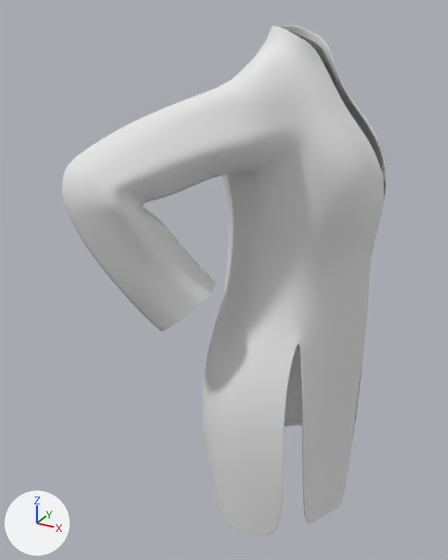
Two versions of the OBJ model public/model/outer.obj, one commit apart.
One viewpoint serves both versions: a 50 mm lens placed at (0.366, -0.939, 1.564), pointed at (-0.121, -0.054, 1.121). The lights are fixed; the arrows at lower left show +X, +Y and +Z. Where no turn or scale is listed for an object, it has been applied to the vertices.
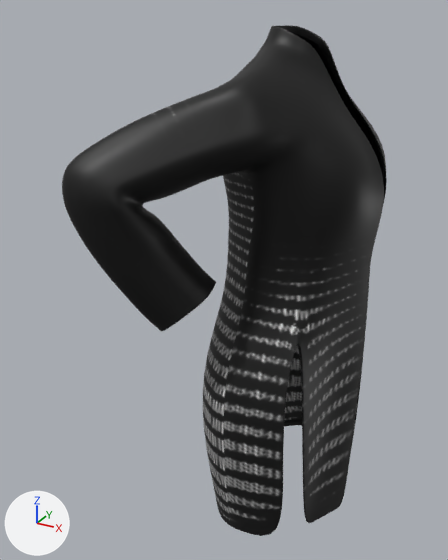
Pixel boxes [x1, y1, x2, y2] of what changed, in the pictures (448 x 560 px):
'Plane.339', surface changed (grey to black)
    both: [62, 25, 387, 536]

What changed in the scene script:
```text
Add img_outer_png:
    img_outer_png = load_image('outer.png', '../layouts/outer.png', 511, 698, 'sRGB')
Change mat_material_020:
    remove mat_material_020.base_color = (0.8, 0.8, 0.8)  # white #e7e7e7
    mat_material_020.roughness: 1.0 -> 0.5
    add mat_material_020.texture = img_outer_png
Change me_plane_339:
    where me_plane_339.from_pydata(...)  # 8559 vertices, 8408 faces; spans x -0.243..0.134, y -0.326..0.275, z 0.671..1.538
    used by ob_plane_339; location = (0.0, 0.0, 0.0)
    me_plane_339 part 1: texture (UV) coordinates of 8408 of 8408 faces, centred in x -0.242..0.133, y -0.325..0.273, z 0.672..1.538, changed; they spanned u 0.0..0.96, v 0.0..0.99 and now span u 0.07..0.9, v 0.02..0.97
```
